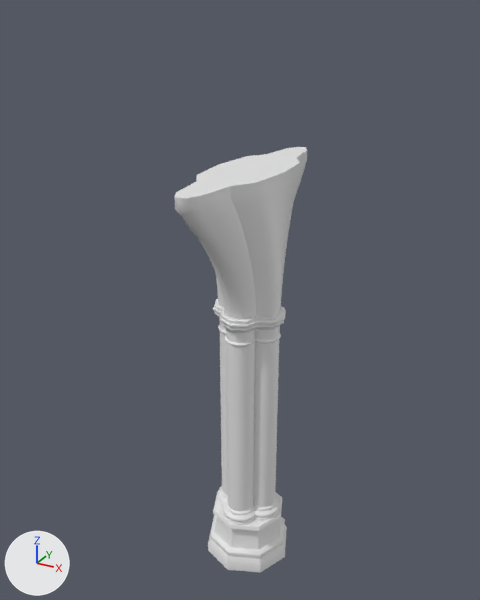
The FBX model Assets/Map Source/Modeling/StonePillar_01.fbx: old version first, new version second.
Camera for both pictures: a 50 mm camera at (9.71, -18.32, 19.76) aimed at (-0.47, 0.2, 10.5). The axes (+X, +Y, +Z) are drawn at lower left. The lights are the same throughout. The first picture is the older version. Where no turn or scale is listed for an object, it has been applied to the vertices.

In view in the first picture: 'StonePillar_01'.
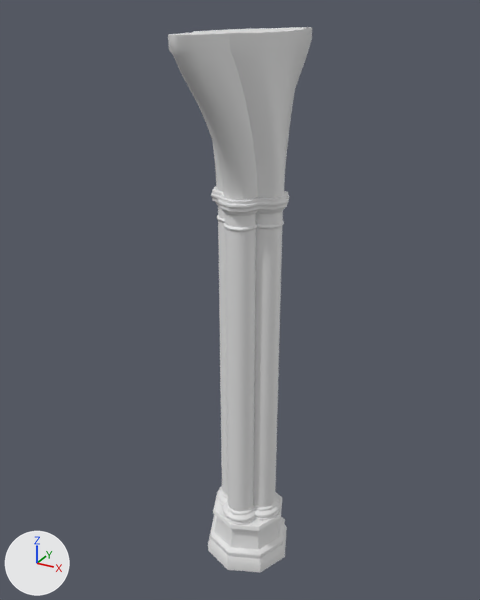
Where the change shows, as pixel boxes (x1, y1, x2, y2) in the pictures (480 x 600 px; the box of a moved part takes in the faces that stretch with it):
'StonePillar_01', reshaped (9% wider, 28% taller): before (175, 147, 307, 572); after (168, 27, 312, 572)
part 1 of me_cylinder_007, moved or reshaped: before (175, 147, 307, 320); after (168, 27, 312, 200)
part 2 of me_cylinder_007, moved or reshaped: before (213, 299, 286, 512); after (211, 186, 289, 512)

The change in detail:
me_cylinder_007 is used by ob_stonepillar_01; location (0.0, 0.0, 0.0).
me_cylinder_007 had 1268 vertices, 1219 faces and spanned x -1.6..1.6, y -4.0..4.0, z 0.0..15.2.
me_cylinder_007 now has 1268 vertices, 1219 faces and spans x -1.6..1.6, y -4.0..4.0, z 0.0..19.2.
me_cylinder_007 part 1: the loose piece of 182 vertices spanning x -1.2..1.2, y -4.0..4.0, z 10.4..15.2 is moved by (0.0, 0.0, 4.0).
me_cylinder_007 part 2: 472 of the vertices in x -1.3..1.3, y -1.3..1.3, z 9.4..10.4 are moved by (0.0, 0.0, 4.0).
